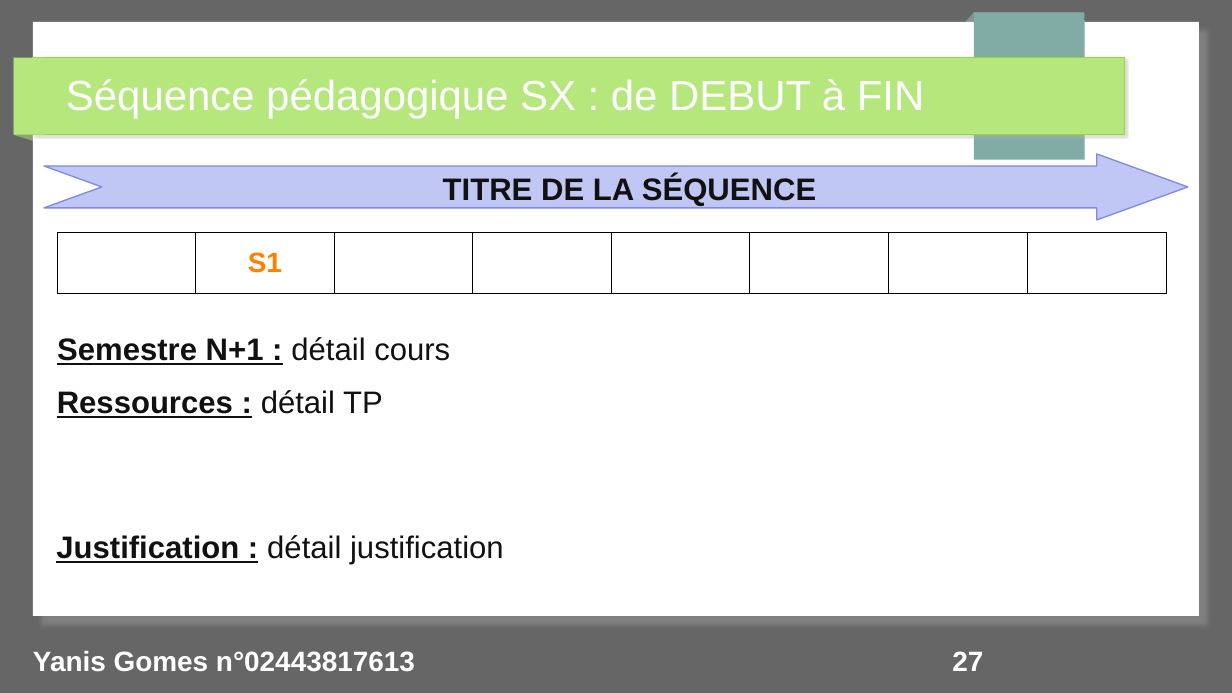
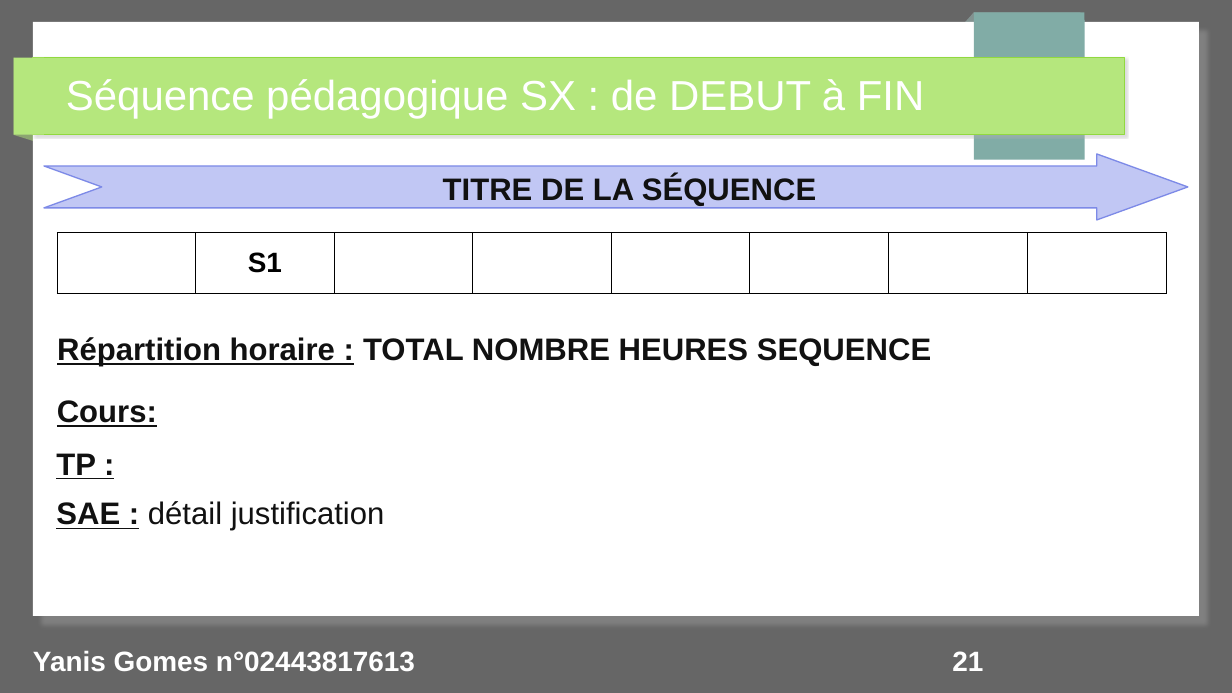
Before and after one commit to yanisgomes/agregation-sii-info, a slide deck: slide 21 of BUT/YANIS_GOMES_BUT_02443817613.odp (slide 27 before the commit). Drawn at 1232x693 pixels with LibreOffice and Linux fonts; fonts in the diff are those of the drawing. Boxes give left, top, right and bottom in pixels: in the first picture for what was removed or moved away, otherwise in the second. Text is boxed around its words. In the diff, an @@ line names an element or a change of style, - is before the commit and + after.

```diff
--- a/BUT/YANIS_GOMES_BUT_02443817613.odp
+++ b/BUT/YANIS_GOMES_BUT_02443817613.odp
@@ table at bbox=[57, 233, 1166, 293] @@
@@ text colour #FF8000 to #000000 in "S1" @@
@@ text removed at bbox=[57, 337, 450, 365] @@
-Semestre N+1 : détail cours
@@ text added at bbox=[57, 337, 931, 367], 20 pt, text #111111, bold @@
+Répartition horaire : TOTAL NOMBRE HEURES SEQUENCE
@@ text added at bbox=[57, 400, 157, 427], 20 pt, text #111111, bold, underline @@
+Cours:
@@ text at bbox=[56, 453, 96, 479]: text changed @@
-Ressources : détail TP
+TP :
@@ text at bbox=[56, 501, 385, 531]: text changed @@
-Justification : détail justification
+SAE : détail justification
@@ page number at bbox=[952, 651, 983, 671]: text changed @@
-27
+21
```
Also in this commit, not shown: 7 other slides changed, 7 slides added, 4 slides removed, 1 other file.
